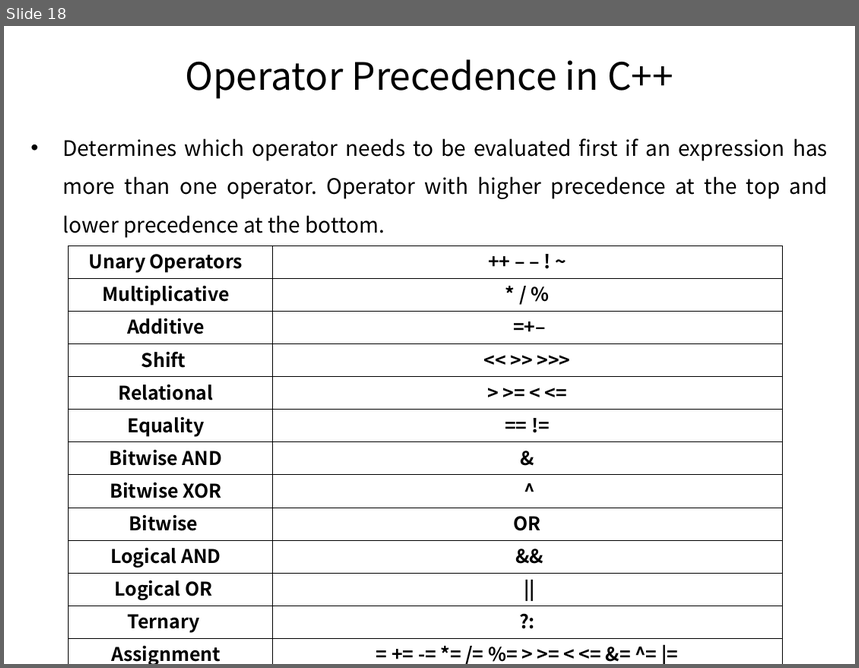
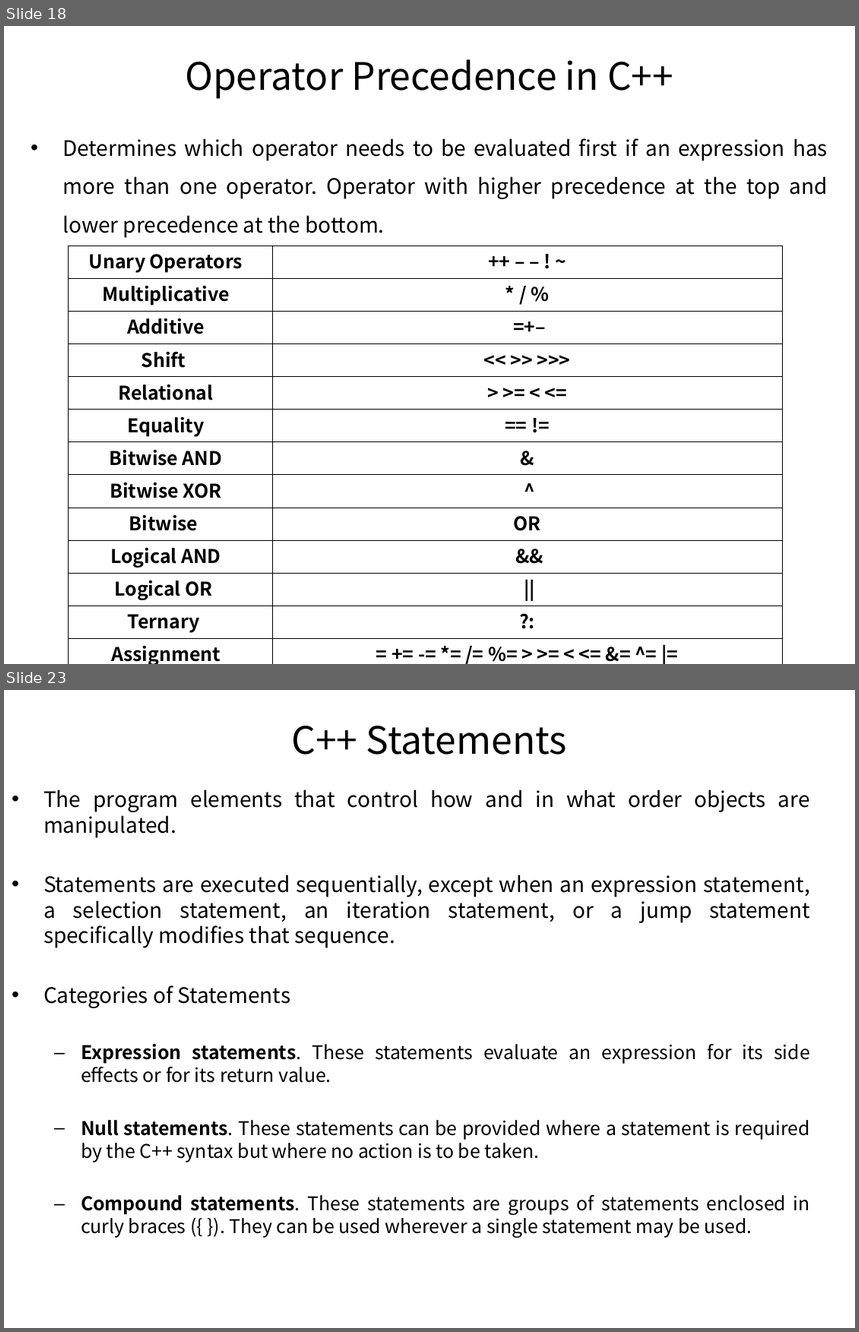
Before and after one commit to pankajfri/Training-Materials, a slide deck: Objected Oriented Programming Concepts Using C++ & Data Structures/Session-1.pptx. Shown one above the other, each under a label of ours: slide 18 before the commit, slides 18 and 23 after it; the slides between them are not shown. The pictures are 859x668 and 859x1332 pixels, drawn with LibreOffice and Linux fonts; fonts in the diff are those of the drawing; background and template pictures are left out. Boxes give left, top, right and bottom in pixels: in the first picture for what was removed or moved away, otherwise in the second. Text is boxed around its words. In the diff, an @@ line names an element or a change of style, - is before the commit and + after.

```diff
--- a/Objected Oriented Programming Concepts Using C++ & Data Structures/Session-1.pptx
+++ b/Objected Oriented Programming Concepts Using C++ & Data Structures/Session-1.pptx
@@ slide 23 added at bbox=[4, 690, 855, 1328], background #FFFFFF @@
@@ title added at bbox=[292, 726, 567, 755], 32 pt, text #000000 @@
+C++ Statements
@@ text added at bbox=[44, 790, 810, 1239], 16 pt, text #000000 @@
+• The program elements that control how and in what order objects are manipulated.
+• Statements are executed sequentially, except when an expression statement, a selection statement, an iteration statement, or a jump statement specifically modifies that sequence.
+• Categories of Statements
+  – Expression statements. These statements evaluate an expression for its side effects or for its return value.
+  – Null statements. These statements can be provided where a statement is required by the C++ syntax but where no action is to be taken.
+  – Compound statements. These statements are groups of statements enclosed in curly braces ({ }). They can be used wherever a single statement may be used.
```
Also in this commit, not shown: 16 slides changed, 13 other slides added, 3 other files.
